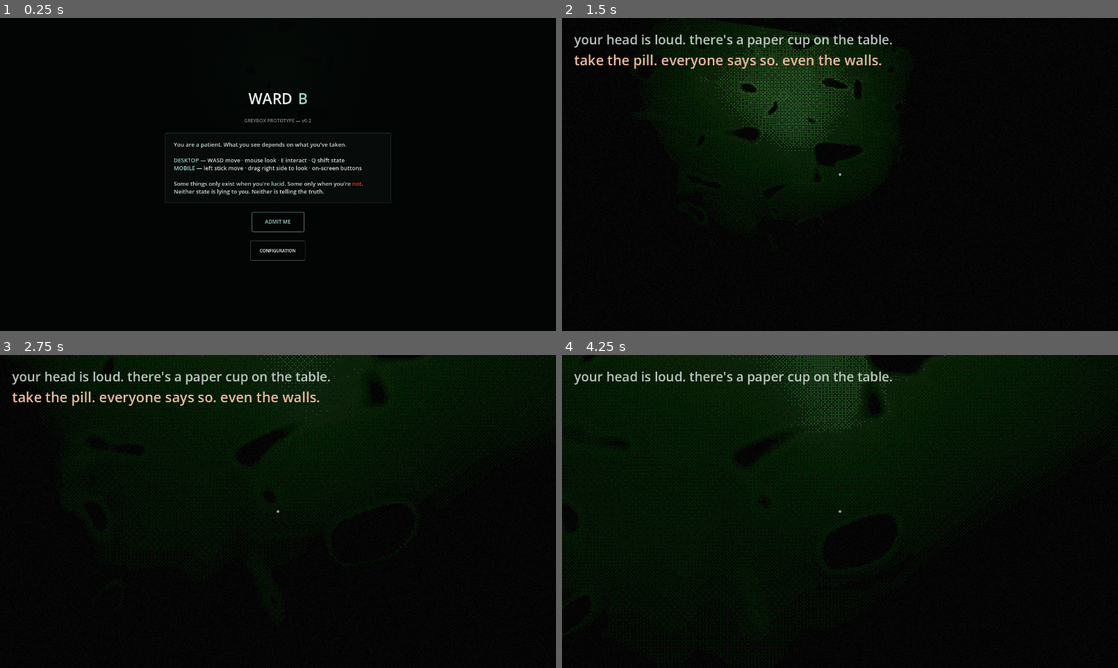
Above: before the commit, frames 1-4 (two rows, left to right).
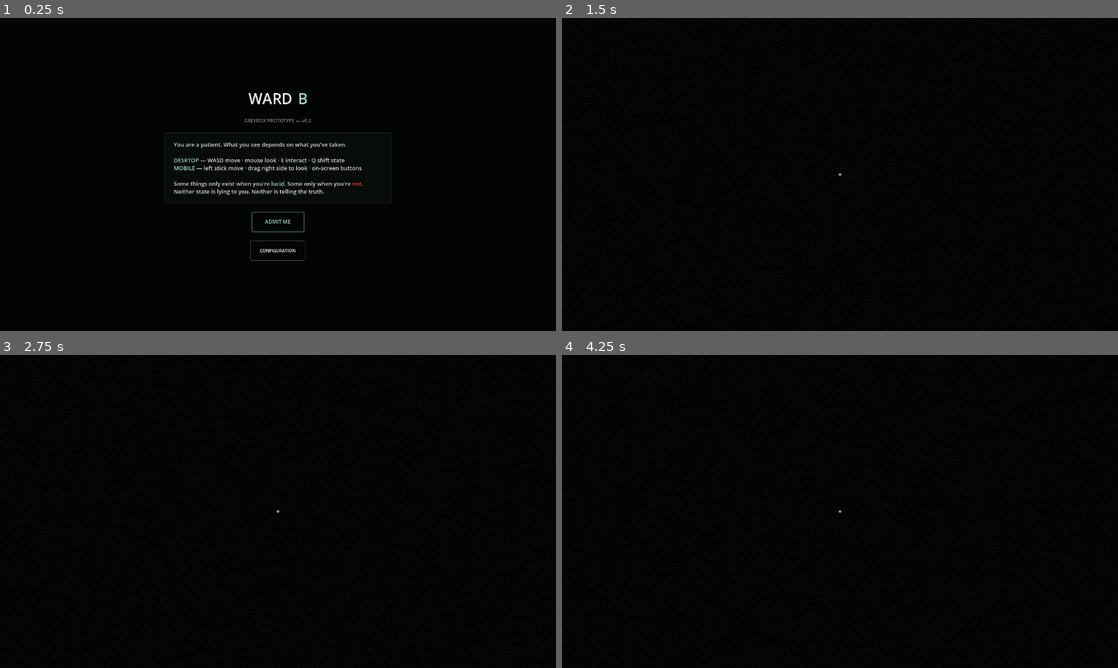
Above: after the commit, the same moments.

Repository: lucy-holm/Ward-B
Game: Godot game, scene res://main.tscn
Same seed, same stepped clock (60 frames per second), same inputs: the game is played once before the commit and once after it.
Inputs (mouse positions are in pixels of both pictures, inside the frame that each line leads up to):
- Up to frame 1 (0.25 s): no input
- Up to frame 2 (1.5 s): click "ADMIT ME" at 0.5 s; tap Enter at 1.25 s; move the mouse to (867, 174) at 1.27 s; hold W (move_forward) from 1.28 s (still down); hold E (interact) from 1.28 s (still down); click (867, 174) at 1.42 s
- Up to frame 3 (2.75 s): keep holding W (move_forward); move the mouse to (250, 511) at 2.02 s; release E (interact) at 2.03 s; tap Q (shift_state) at 2.1 s
- Up to frame 4 (4.25 s): keep holding W (move_forward); move the mouse to (851, 505) at 2.77 s; tap 0 at 2.85 s; move the mouse to (834, 517) at 3.52 s; tap 9 at 3.6 s; click (834, 517) at 3.67 s

The runs differ from the first frame. In frame 2, 16% of the frame differs, in the area x 2-64%, y 0-75%; in frame 3, 20%; in frame 4, 30%, in the area x 0-100%, y 0-100%.
Error after the commit: Cannot call method 'instantiate' on a null value. (res://main.gd:856)

Commit message:
Wall shader: damp rise from the floor; crazed-paint island noise
Adds a distinct damp-rise term to triplanar_plaster.gdshader — a world-Y
gradient, edge broken up by the already-sampled mottle field (zero extra
fetches), gated by decay, applied after the paint/substrate mix so it
darkens both alike. This is separate from the existing dado band, which is
a flat authored stripe with a hard edge (a paint job), not moisture wicking
up from ground contact.

Also swaps wall.tres/wall2.tres's island_tex noise from Simplex Smooth
(smooth rounded blobs) to Cellular with DISTANCE2_SUB (F2-F1), the standard
crazed-paint/cracked-earth procedural technique: near-zero exactly on the
Voronoi cell boundary, rising toward the cell centre. Thresholded the same
way the shader already does, this reads as thin cracks opening onto the
substrate with paint intact in the cell interiors, closer to the reference
board's "fine network of small islands" than the old amoeba-blob silhouette.

Co-Authored-By: Claude Opus 5 (1M context) <noreply@anthropic.com>

Diff:
--- a/godot/materials/shaders/triplanar_plaster.gdshader
+++ b/godot/materials/shaders/triplanar_plaster.gdshader
@@ -58,6 +58,21 @@
 uniform float band_softness = 0.22;
 uniform float rail_width = 0.025;
 
+// --- damp rise ------------------------------------------------------------
+// Distinct from the dado band above: band_color is a flat AUTHORED stripe
+// with a hard top edge (a long-ago paint job), whereas this is moisture
+// wicking up through the wall from ground contact, so it has to (a) darken
+// BOTH the intact paint and the exposed substrate, not just paint, and
+// (b) break up into a ragged, noise-driven edge rather than a straight
+// line — every dormitory/corridor reference plate stains unevenly along
+// its base. Reuses the already-sampled mottle field for that raggedness,
+// so it costs zero extra texture fetches. Gated by decay, same as the rot
+// tint below: a lucid/clean wall (decay -> 0) keeps a dry skirting.
+uniform vec4 damp_color : source_color = vec4(0.161, 0.169, 0.137, 1.0); // dark olive-wet
+uniform float damp_height = 0.85;
+uniform float damp_noise_reach = 0.35;
+uniform float damp_strength : hint_range(0.0, 1.0) = 0.55;
+
 uniform sampler2D mottle_tex : hint_default_white, repeat_enable, filter_linear_mipmap;
 uniform sampler2D island_tex : hint_default_white, repeat_enable, filter_linear_mipmap;
 
@@ -182,6 +197,18 @@
 	col = mix(col, mix(col, green_cast_color.rgb, 0.35), decay * exposed * 0.6);
 	col = mix(col, shadow_color.rgb, ao * decay * 0.5);
 	col = mix(col, rust_color.rgb, streak_amt * lip_band * 0.5);
+
+	// --- damp rise: ground moisture wicking up, independent of the dado -----
+	// world-Y gradient (cheap: one smoothstep, no fetch) modulated by the
+	// mottle field already in hand so the top edge is ragged rather than a
+	// ruler line. Applied to col AFTER paint/substrate/streak/rot so it reads
+	// as a wash sitting over whatever is already there — plaster damp-stains
+	// through both intact paint and bare substrate alike, which a mask
+	// applied earlier (before the paint/substrate mix) could not do.
+	float damp_edge = damp_height + (mottle - 0.5) * damp_noise_reach;
+	float damp_t = 1.0 - smoothstep(0.0, max(damp_edge, 0.05), world_pos.y);
+	float damp_amt = damp_t * damp_strength * decay;
+	col = mix(col, damp_color.rgb, damp_amt);
 
 	ALBEDO = col;
 
@@ -210,6 +237,10 @@
 	// --- roughness: chalky paint vs damp/rough exposed plaster, glossy streak
 	float roughness = mix(roughness_paint, roughness_plaster, exposed);
 	roughness -= streak_amt * 0.22;
+	// Wet plaster reads glossier at the damp line, same cue as the floor
+	// shader's pool sheen — small (0.12 max) so it stays a hint, not a
+	// puddle-on-a-vertical-surface artefact.
+	roughness -= damp_amt * 0.12;
 	ROUGHNESS = clamp(roughness, 0.05, 1.0);
 	METALLIC = 0.0;
 }
--- a/godot/materials/wall.tres
+++ b/godot/materials/wall.tres
@@ -18,13 +18,26 @@
 height = 256
 noise = SubResource("FastNoiseLite_wall_mottle")
 
-[sub_resource type="FastNoiseLite" id="FastNoiseLite_wall_island"]
-noise_type = 1
+; island_tex noise (2026-08, crazing pass): was noise_type=1 (Simplex Smooth,
+; 2-octave FBM) — that produces smooth, rounded amoeba blobs, not the "fine
+; network of small islands" the PBR board's cracked-paint panel actually
+; shows. Switched to Cellular with cellular_return_type=4 (DISTANCE2_SUB,
+; i.e. F2-F1): that returns ~0 exactly ON the Voronoi cell boundary (both
+; nearest points are ~equidistant there) and rises toward the cell centre —
+; the standard "cracked earth"/crazed-paint procedural technique. The peel
+; shader thresholds LOW island_tex values as exposed, so this reads as thin
+; cracks (low F2-F1) opening onto the substrate, with paint intact in the
+; cell interiors (high F2-F1) — exactly inverted from the old shader's
+; smooth blob silhouette, and much closer to the reference. fractal_octaves
+; pinned to 1 (no FBM layering) so the cell pattern stays crisp rather than
+; blurring into the old amoeba look through a different noise function.
+noise_type = 2
 seed = 303
-frequency = 0.015
-fractal_octaves = 2
-fractal_lacunarity = 2.0
-fractal_gain = 0.3
+frequency = 0.05
+fractal_octaves = 1
+cellular_distance_function = 0
+cellular_return_type = 4
+cellular_jitter = 1.0
 
 [sub_resource type="NoiseTexture2D" id="NoiseTexture2D_wall_island"]
 generate_mipmaps = true
--- a/godot/materials/wall2.tres
+++ b/godot/materials/wall2.tres
@@ -18,13 +18,17 @@
 height = 256
 noise = SubResource("FastNoiseLite_wall2_mottle")
 
-[sub_resource type="FastNoiseLite" id="FastNoiseLite_wall2_island"]
-noise_type = 1
+; Same crazing-pass swap as wall.tres's island noise — see that file's
+; header for the full rationale. Kept wall2's own seed/frequency (877/878)
+; deliberately offset from wall.tres's so the two materials' crack networks
+; don't line up when they meet at a room corner.
+noise_type = 2
 seed = 878
-frequency = 0.017
-fractal_octaves = 2
-fractal_lacunarity = 2.0
-fractal_gain = 0.3
+frequency = 0.055
+fractal_octaves = 1
+cellular_distance_function = 0
+cellular_return_type = 4
+cellular_jitter = 1.0
 
 [sub_resource type="NoiseTexture2D" id="NoiseTexture2D_wall2_island"]
 generate_mipmaps = true
